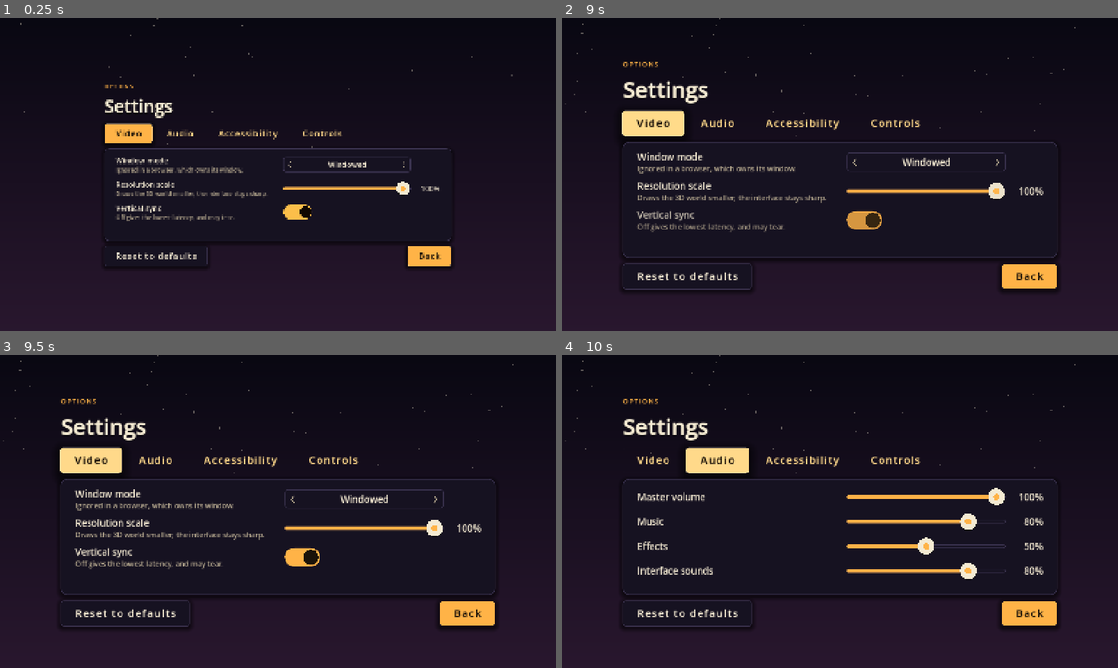
Above: before the commit, frames 1-4 (two rows, left to right).
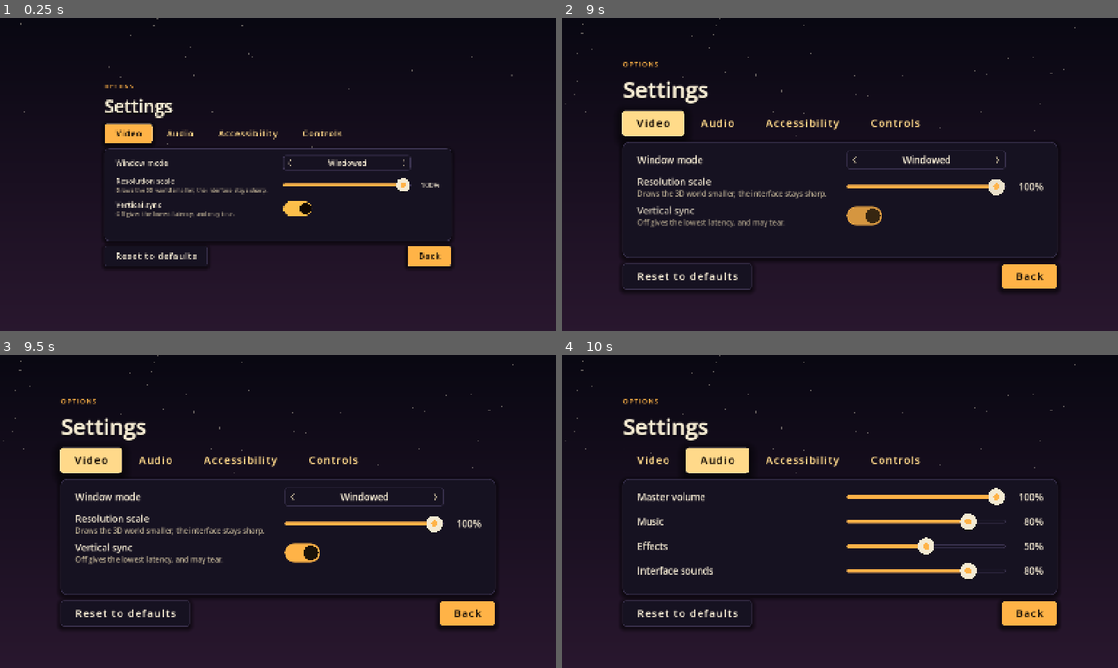
Above: after the commit, the same moments.

Repository: Ryubara/deadnight
Game: Godot game, scene res://tests/captures/settings_tour.tscn
The game is run twice, just before and just after one commit, with the same random seed, the same clock (stepped at 60 frames per second) and the same inputs. This scene is started directly instead of the project's main scene.
Inputs (mouse positions are in pixels of both pictures, inside the frame that each line leads up to):
- Up to frame 1 (0.25 s): no input
- Up to frame 2 (9 s): click "Video" at 0.5 s; click "Audio" at 1.25 s; click "Accessibility" at 2 s; click "Controls" at 2.75 s; drag from (906, 165) to (895, 105) at 3.52 s; drag from (906, 183) to (812, 237) at 4.27 s; click "Back" at 5 s; click "Reset to defaults" at 5.75 s; move the mouse to (906, 202) at 6.52 s; hold Right (ui_right) 6.53-7.25 s; click (906, 202) at 6.67 s; click (862, 165) at 7.25 s; tap Enter (ui_accept) at 8 s; drag from (906, 187) to (673, 127) at 8.02 s; click "Video" at 8.75 s
- Up to frame 3 (9.5 s): no input
- Up to frame 4 (10 s): click "Audio" at 9.5 s

The runs differ from the first frame. In frame 1, 2.8% of the frame differs, in the area x 20-79%, y 44-65%; in frame 2, 4.0%; in frame 3, 4.1%, in the area x 13-87%, y 42-69%; in frame 4, nothing differs.

Commit message:
ui: Fix settings tab focus and add shoulder-button tab switching
Also hides the web-only window mode row and guards odd config values.

Fixes #32
Fixes #35

Co-Authored-By: Claude Sonnet 5.5 <noreply@anthropic.com>

Diff:
--- a/game/core/settings.gd
+++ b/game/core/settings.gd
@@ -65,6 +65,8 @@
 
 ## Where the file lives. Tests point this somewhere else.
 var path := DEFAULT_PATH
+## True in a browser, which owns its window (window mode is not ours to set). Tests inject it.
+var is_web := OS.has_feature("web")
 
 var _values := {}
 var _dirty := false
@@ -188,16 +190,27 @@
 		TYPE_BOOL:
 			return value if typeof(value) == TYPE_BOOL else fallback
 		TYPE_INT:
-			if typeof(value) != TYPE_INT and typeof(value) != TYPE_FLOAT:
+			if not _is_finite_number(value):
 				return fallback
 			var bounds: Vector2 = RANGES.get(key, Vector2(-INF, INF))
 			return clampi(roundi(float(value)), int(bounds.x), int(bounds.y))
 		TYPE_FLOAT:
-			if typeof(value) != TYPE_INT and typeof(value) != TYPE_FLOAT:
+			if not _is_finite_number(value):
 				return fallback
 			var bounds: Vector2 = RANGES.get(key, Vector2(-INF, INF))
 			return clampf(float(value), bounds.x, bounds.y)
 	return fallback
+
+
+## A number a ConfigFile can hold that is neither `nan` nor infinite, which would pass a clamp
+## (nan) or become a limit (inf) and be applied as if it were a choice.
+func _is_finite_number(value: Variant) -> bool:
+	match typeof(value):
+		TYPE_INT:
+			return true
+		TYPE_FLOAT:
+			return is_finite(value)
+	return false
 
 
 func _apply(key: StringName) -> void:
@@ -224,13 +237,18 @@
 
 func _apply_window_mode(mode: int) -> void:
 	# A browser owns its window: the page (or Discord) decides, so there is nothing to set.
-	if OS.has_feature("web"):
+	if is_web:
 		return
 	var target := DisplayServer.WINDOW_MODE_WINDOWED
 	if mode == WindowMode.FULLSCREEN:
 		target = DisplayServer.WINDOW_MODE_FULLSCREEN
 	elif mode == WindowMode.EXCLUSIVE:
 		target = DisplayServer.WINDOW_MODE_EXCLUSIVE_FULLSCREEN
+	_set_window_mode(target)
+
+
+## The one call that touches the real window, so a test can stand in for it.
+func _set_window_mode(target: DisplayServer.WindowMode) -> void:
 	DisplayServer.window_set_mode(target)
 
 
--- a/game/project.godot
+++ b/game/project.godot
@@ -31,6 +31,21 @@
 window/stretch/mode="canvas_items"
 window/stretch/aspect="expand"
 
+[input]
+
+ui_tab_prev={
+"deadzone": 0.2,
+"events": [Object(InputEventKey,"resource_local_to_scene":false,"resource_name":"","device":-1,"window_id":0,"alt_pressed":false,"shift_pressed":false,"ctrl_pressed":false,"meta_pressed":false,"pressed":false,"keycode":0,"physical_keycode":4194323,"key_label":0,"unicode":0,"location":0,"echo":false,"script":null)
+, Object(InputEventJoypadButton,"resource_local_to_scene":false,"resource_name":"","device":-1,"button_index":9,"pressure":0.0,"pressed":true,"script":null)
+]
+}
+ui_tab_next={
+"deadzone": 0.2,
+"events": [Object(InputEventKey,"resource_local_to_scene":false,"resource_name":"","device":-1,"window_id":0,"alt_pressed":false,"shift_pressed":false,"ctrl_pressed":false,"meta_pressed":false,"pressed":false,"keycode":0,"physical_keycode":4194324,"key_label":0,"unicode":0,"location":0,"echo":false,"script":null)
+, Object(InputEventJoypadButton,"resource_local_to_scene":false,"resource_name":"","device":-1,"button_index":10,"pressure":0.0,"pressed":true,"script":null)
+]
+}
+
 [rendering]
 
 renderer/rendering_method="gl_compatibility"
--- /dev/null
+++ b/game/tests/captures/settings_navigation.gd
@@ -0,0 +1,84 @@
+extends Node
+## Scripted capture of the settings screen driven by key and gamepad events only (no focus calls,
+## no mouse): the arrow keys and PageUp/PageDown, then the d-pad and the shoulder buttons. Each
+## beat prints the focused control so the log reads as a transcript. Run it with Movie Maker
+## (`--write-movie out.png --fixed-fps 10 --quit-after 150`). Settings go to a throwaway file.
+
+const SCREEN := "res://ui/screens/settings_screen.tscn"
+const FILE := "user://settings_navigation_capture.cfg"
+const BEAT := 0.7
+
+var _screen: SettingsScreen
+
+
+func _ready() -> void:
+	Settings.path = FILE
+	Settings.reset_defaults()
+	UIRouter.reset(SCREEN)
+	await UIRouter.idle
+	_screen = UIRouter.top() as SettingsScreen
+	await _run()
+	DirAccess.remove_absolute(ProjectSettings.globalize_path(FILE))
+	Settings.reset_defaults()
+	get_tree().quit()
+
+
+func _run() -> void:
+	await _beat("start")
+	# Keyboard: down into the rows, page through every tab, page back.
+	await _key(KEY_DOWN, "key-down-into-the-rows")
+	await _key(KEY_PAGEDOWN, "key-page-down-to-audio")
+	await _key(KEY_DOWN, "key-down-into-audio")
+	await _key(KEY_PAGEDOWN, "key-page-down-to-accessibility")
+	await _key(KEY_PAGEDOWN, "key-page-down-to-controls")
+	await _key(KEY_PAGEUP, "key-page-up-to-accessibility")
+	await _key(KEY_PAGEUP, "key-page-up-to-audio")
+	await _key(KEY_PAGEUP, "key-page-up-to-video")
+	# Gamepad: right shoulder to the end of the strip, d-pad into the rows, left shoulder back.
+	await _pad(JOY_BUTTON_RIGHT_SHOULDER, "pad-rb-to-audio")
+	await _pad(JOY_BUTTON_DPAD_DOWN, "pad-down-into-audio")
+	await _pad(JOY_BUTTON_RIGHT_SHOULDER, "pad-rb-to-accessibility")
+	await _pad(JOY_BUTTON_RIGHT_SHOULDER, "pad-rb-to-controls")
+	await _pad(JOY_BUTTON_DPAD_DOWN, "pad-down-into-controls")
+	await _pad(JOY_BUTTON_LEFT_SHOULDER, "pad-lb-to-accessibility")
+	await _pad(JOY_BUTTON_LEFT_SHOULDER, "pad-lb-to-audio")
+	await _pad(JOY_BUTTON_LEFT_SHOULDER, "pad-lb-to-video")
+
+
+func _key(keycode: Key, label: String) -> void:
+	for pressed in [true, false]:
+		var event := InputEventKey.new()
+		event.physical_keycode = keycode
+		event.keycode = keycode
+		event.pressed = pressed
+		Input.parse_input_event(event)
+		await get_tree().process_frame
+	await _beat(label)
+
+
+func _pad(button: JoyButton, label: String) -> void:
+	for pressed in [true, false]:
+		var event := InputEventJoypadButton.new()
+		event.button_index = button
+		event.pressed = pressed
+		Input.parse_input_event(event)
+		await get_tree().process_frame
+	await _beat(label)
+
+
+func _beat(label: String) -> void:
+	await get_tree().create_timer(BEAT).timeout
+	var focus := get_viewport().gui_get_focus_owner()
+	print(
+		"beat ",
+		label,
+		" frame ",
+		Engine.get_process_frames(),
+		" tab ",
+		_screen._current,
+		" focus ",
+		focus.name if focus != null else "NONE",
+		" (",
+		focus,
+		")"
+	)
--- /dev/null
+++ b/game/tests/captures/settings_navigation.tscn
@@ -0,0 +1,6 @@
+[gd_scene format=3]
+
+[ext_resource type="Script" path="res://tests/captures/settings_navigation.gd" id="1"]
+
+[node name="SettingsNavigation" type="Node"]
+script = ExtResource("1")
--- a/game/tests/core/test_settings.gd
+++ b/game/tests/core/test_settings.gd
@@ -14,7 +14,6 @@
 
 func after_test() -> void:
 	# Put the engine back the way the suite found it.
-	get_tree().paused = false
 	_settings.reset_defaults()
 	_settings.apply_all()
 	_remove_file()
@@ -144,24 +143,6 @@
 	assert_bool(UIMotion.reduced).is_true()
 
 
-func test_the_debounced_write_runs_while_the_tree_is_paused() -> void:
-	_settings.set_value(SettingsService.VOLUME_MUSIC, 33)
-	get_tree().paused = true
-	# A timer that ignores the pause: the test runner's own waits would stall with the tree.
-	await get_tree().create_timer(SettingsService.SAVE_DELAY + 0.5, true).timeout
-	var file := ConfigFile.new()
-	assert_int(file.load(TEST_PATH)).is_equal(OK)
-	assert_int(file.get_value("audio", "music")).is_equal(33)
-
-
-func test_losing_focus_flushes_a_pending_change() -> void:
-	_settings.set_value(SettingsService.VOLUME_UI, 12)
-	_settings.notification(Node.NOTIFICATION_APPLICATION_FOCUS_OUT)
-	var file := ConfigFile.new()
-	assert_int(file.load(TEST_PATH)).is_equal(OK)
-	assert_int(file.get_value("audio", "ui")).is_equal(12)
-
-
 ## A service on the test file, in the tree so it can reach the root window.
 func _make() -> SettingsService:
 	var service := SettingsService.new()
--- /dev/null
+++ b/game/tests/core/test_settings_hardening.gd
@@ -0,0 +1,120 @@
+extends GdUnitTestSuite
+## The settings service on its edges: a write while the tree is paused, the flush when focus is
+## lost, `nan` and `inf` entries, and the window mode left alone in a browser. Each test uses its
+## own file under user://, so the player's real settings are never read or written.
+
+const TEST_PATH := "user://settings_hardening_test.cfg"
+
+var _settings: SettingsService
+
+
+func before_test() -> void:
+	_remove_file()
+	_settings = _make()
+
+
+func after_test() -> void:
+	get_tree().paused = false
+	_settings.reset_defaults()
+	_settings.apply_all()
+	_remove_file()
+
+
+func test_the_debounced_write_runs_while_the_tree_is_paused() -> void:
+	_settings.set_value(SettingsService.VOLUME_MUSIC, 33)
+	get_tree().paused = true
+	# A timer that ignores the pause: the test runner's own waits would stall with the tree.
+	await get_tree().create_timer(SettingsService.SAVE_DELAY + 0.5, true).timeout
+	var file := ConfigFile.new()
+	assert_int(file.load(TEST_PATH)).is_equal(OK)
+	assert_int(file.get_value("audio", "music")).is_equal(33)
+
+
+func test_losing_focus_flushes_a_pending_change() -> void:
+	_settings.set_value(SettingsService.VOLUME_UI, 12)
+	_settings.notification(Node.NOTIFICATION_APPLICATION_FOCUS_OUT)
+	var file := ConfigFile.new()
+	assert_int(file.load(TEST_PATH)).is_equal(OK)
+	assert_int(file.get_value("audio", "ui")).is_equal(12)
+
+
+func test_nan_and_infinite_entries_fall_back_to_the_default() -> void:
+	var file := ConfigFile.new()
+	file.set_value("accessibility", "ui_scale", NAN)
+	file.set_value("audio", "master", INF)
+	file.set_value("audio", "music", -INF)
+	file.set_value("controls", "mouse_sensitivity", INF)
+	file.save(TEST_PATH)
+	var loaded := _make()
+	assert_float(loaded.get_value(SettingsService.UI_SCALE)).is_equal_approx(1.0, 0.001)
+	assert_int(loaded.get_value(SettingsService.VOLUME_MASTER)).is_equal(100)
+	assert_int(loaded.get_value(SettingsService.VOLUME_MUSIC)).is_equal(80)
+	assert_float(loaded.get_value(SettingsService.MOUSE_SENSITIVITY)).is_equal_approx(1.0, 0.001)
+	assert_bool(AudioServer.is_bus_mute(AudioServer.get_bus_index(&"Master"))).is_false()
+
+
+func test_set_value_refuses_nan_and_infinity() -> void:
+	_settings.set_value(SettingsService.UI_SCALE, NAN)
+	_settings.set_value(SettingsService.VOLUME_EFFECTS, INF)
+	assert_float(get_tree().root.content_scale_factor).is_equal_approx(1.0, 0.001)
+	assert_int(_settings.get_value(SettingsService.VOLUME_EFFECTS)).is_equal(100)
+
+
+func test_window_mode_is_left_alone_in_a_browser() -> void:
+	var spy := _make_spy()
+	spy.is_web = true
+	spy.set_value(SettingsService.WINDOW_MODE, SettingsService.WindowMode.FULLSCREEN)
+	assert_array(spy.calls).is_empty()
+	assert_int(spy.get_value(SettingsService.WINDOW_MODE)).is_equal(
+		SettingsService.WindowMode.FULLSCREEN
+	)
+
+
+func test_window_mode_reaches_the_window_on_the_desktop() -> void:
+	var spy := _make_spy()
+	spy.is_web = false
+	spy.set_value(SettingsService.WINDOW_MODE, SettingsService.WindowMode.FULLSCREEN)
+	spy.set_value(SettingsService.WINDOW_MODE, SettingsService.WindowMode.EXCLUSIVE)
+	spy.set_value(SettingsService.WINDOW_MODE, SettingsService.WindowMode.WINDOWED)
+	(
+		assert_array(spy.calls)
+		. is_equal(
+			[
+				DisplayServer.WINDOW_MODE_FULLSCREEN,
+				DisplayServer.WINDOW_MODE_EXCLUSIVE_FULLSCREEN,
+				DisplayServer.WINDOW_MODE_WINDOWED,
+			]
+		)
+	)
+
+
+func _make() -> SettingsService:
+	var service := SettingsService.new()
+	service.path = TEST_PATH
+	add_child(service)
+	auto_free(service)
+	return service
+
+
+## Records the window calls instead of making them, so no test touches the real window.
+class SpyService:
+	extends SettingsService
+	var calls: Array[int] = []
+
+	func _set_window_mode(target: DisplayServer.WindowMode) -> void:
+		calls.append(target)
+
+
+func _make_spy() -> SpyService:
+	var service := SpyService.new()
+	service.path = TEST_PATH
+	add_child(service)
+	auto_free(service)
+	# Loading applied the defaults, which is not what the test is about.
+	service.calls.clear()
+	return service
+
+
+func _remove_file() -> void:
+	if FileAccess.file_exists(TEST_PATH):
+		DirAccess.remove_absolute(ProjectSettings.globalize_path(TEST_PATH))
--- a/game/tests/ui/test_settings_screen.gd
+++ b/game/tests/ui/test_settings_screen.gd
@@ -91,6 +91,137 @@
 	assert_float(column.get_combined_minimum_size().y).is_equal_approx(before, 1.0)
 
 
+func test_a_value_between_two_options_shows_the_nearest() -> void:
+	Settings.set_value(SettingsService.UI_SCALE, 1.1)
+	_screen._sync_all()
+	assert_int(_selector(2, 1).selected).is_equal(1)
+	Settings.set_value(SettingsService.UI_SCALE, 0.95)
+	_screen._sync_all()
+	assert_int(_selector(2, 1).selected).is_equal(1)
+	Settings.set_value(SettingsService.UI_SCALE, 0.84)
+	_screen._sync_all()
+	assert_int(_selector(2, 1).selected).is_equal(0)
+	Settings.set_value(SettingsService.UI_SCALE, 1.22)
+	_screen._sync_all()
+	assert_int(_selector(2, 1).selected).is_equal(2)
+
+
+func test_window_mode_is_shown_on_the_desktop_and_hidden_in_a_browser() -> void:
+	assert_int(_screen._pages[0].get_child_count()).is_equal(3)
+	var web := _make_screen(true)
+	assert_int(web._pages[0].get_child_count()).is_equal(2)
+	for row in web._pages[0].get_children():
+		assert_bool((row as UIRow).title == "Window mode").is_false()
+
+
+func test_a_tab_switch_from_a_row_keeps_focus_on_the_new_tab() -> void:
+	_slider(0, 1).grab_focus()
+	assert_object(_focus()).is_same(_slider(0, 1))
+	_press(&"ui_tab_next")
+	assert_int(_screen._current).is_equal(1)
+	assert_object(_focus()).is_same(_screen._tab_buttons[1])
+	# Focus still works from there: down reaches the first row of the new page.
+	_slider(1, 0).grab_focus()
+	_press(&"ui_tab_prev")
+	assert_int(_screen._current).is_equal(0)
+	assert_object(_focus()).is_same(_screen._tab_buttons[0])
+
+
+func test_focus_on_the_tab_strip_follows_the_selected_tab() -> void:
+	_screen._tab_buttons[0].grab_focus()
+	for tab in range(1, 4):
+		_press(&"ui_tab_next")
+		assert_object(_focus()).is_same(_screen._tab_buttons[tab])
+	_press(&"ui_tab_prev")
+	assert_object(_focus()).is_same(_screen._tab_buttons[2])
+
+
+func test_the_shoulder_buttons_switch_tabs() -> void:
+	_screen._tab_buttons[0].grab_focus()
+	_press_button(JOY_BUTTON_RIGHT_SHOULDER)
+	assert_int(_screen._current).is_equal(1)
+	_press_button(JOY_BUTTON_RIGHT_SHOULDER)
+	assert_int(_screen._current).is_equal(2)
+	_press_button(JOY_BUTTON_LEFT_SHOULDER)
+	assert_int(_screen._current).is_equal(1)
+	assert_object(_focus()).is_not_null()
+
+
+func test_keyboard_and_gamepad_reach_every_tab_with_focus_kept() -> void:
+	for action: StringName in [&"ui_tab_next", &"ui_tab_prev"]:
+		var steps := _screen._pages.size() - 1
+		for i in steps:
+			_first_row_control().grab_focus()
+			_press(action)
+			(
+				assert_object(_focus())
+				. override_failure_message(
+					"no focus after %s from tab %d" % [action, _screen._current]
+				)
+				. is_not_null()
+			)
+			assert_bool(_screen._pages[_screen._current].visible).is_true()
+		# At the end of the strip the press changes nothing and focus stays.
+		_press(action)
+		assert_object(_focus()).is_not_null()
+
+
+func test_arrow_keys_lead_from_the_tab_strip_through_the_rows_to_the_footer() -> void:
+	# `find_valid_focus_neighbor` is what an arrow key or the d-pad asks the engine; it needs a layout.
+	for tab in _screen._pages.size():
+		_screen.select_tab(tab, false)
+		await await_idle_frame()
+		await await_idle_frame()
+		var page: VBoxContainer = _screen._pages[tab]
+		var here: Control = _screen._tab_buttons[tab]
+		for row in page.get_children():
+			here = here.find_valid_focus_neighbor(SIDE_BOTTOM)
+			assert_object(here).is_same((row as UIRow).control)
+		here = here.find_valid_focus_neighbor(SIDE_BOTTOM)
+		assert_object(here).is_same(_screen._footer_buttons[0])
+		for i in page.get_child_count() + 1:
+			here = here.find_valid_focus_neighbor(SIDE_TOP)
+		assert_object(here).is_same(_screen._tab_buttons[tab])
+
+
+func test_a_mouse_user_without_focus_is_not_given_focus_by_a_tab_switch() -> void:
+	get_viewport().gui_release_focus()
+	_press(&"ui_tab_next")
+	assert_int(_screen._current).is_equal(1)
+	assert_object(_focus()).is_null()
+
+
+func _focus() -> Control:
+	return _screen.get_viewport().gui_get_focus_owner()
+
+
+## The first control on the page being shown, the way a player reaches it with the arrow keys.
+func _first_row_control() -> Control:
+	return (_screen._pages[_screen._current].get_child(0) as UIRow).control
+
+
+func _press(action: StringName) -> void:
+	var event := InputEventAction.new()
+	event.action = action
+	event.pressed = true
+	_screen.get_viewport().push_input(event)
+
+
+func _press_button(button: JoyButton) -> void:
+	var event := InputEventJoypadButton.new()
+	event.button_index = button
+	event.pressed = true
+	_screen.get_viewport().push_input(event)
+
+
+func _make_screen(web: bool) -> SettingsScreen:
+	var screen := (load(SCREEN) as PackedScene).instantiate() as SettingsScreen
+	screen.is_web = web
+	add_child(screen)
+	auto_free(screen)
+	return screen
+
+
 func _row(tab: int, row: int) -> UIRow:
 	return _screen._pages[tab].get_child(row) as UIRow
 
--- a/game/ui/screens/settings_screen.gd
+++ b/game/ui/screens/settings_screen.gd
@@ -11,7 +11,8 @@
 const PERCENT := "%d%%"
 
 ## Each tab: a title and its rows. A row is {key, title, hint, kind} plus, by kind:
-## slider: min, max, step, format; option: labels, values; toggle: nothing more.
+## slider: min, max, step, format; option: labels, values; toggle: nothing more. `desktop_only`
+## rows are left out in a browser, where the setting would do nothing.
 const TABS := [
 	{
 		"title": "Video",
@@ -20,7 +21,7 @@
 			{
 				"key": SettingsService.WINDOW_MODE,
 				"title": "Window mode",
-				"hint": "Ignored in a browser, which owns its window.",
+				"desktop_only": true,
 				"kind": "option",
 				"labels": ["Windowed", "Fullscreen", "Exclusive fullscreen"],
 				"values":
@@ -133,9 +134,13 @@
 	},
 ]
 
+## True in a browser. Set before the screen enters the tree to test the web layout.
+var is_web := OS.has_feature("web")
+
 var _bindings: Array[Dictionary] = []
 var _tab_buttons: Array[UIButton] = []
 var _pages: Array[VBoxContainer] = []
+var _footer_buttons: Array[UIButton] = []
 var _current := -1
 
 
@@ -151,6 +156,9 @@
 	var target := clampi(index, 0, _pages.size() - 1)
 	if target == _current:
 		return
+	# Hiding a page drops the focus of a control on it, and nothing would give it back. Focus on
+	# the tab strip follows the selected tab.
+	var refocus := _has_focus_in_page(_current) or _tab_buttons.any(_has_focus)
 	_current = target
 	for i in _pages.size():
 		_pages[i].visible = i == target
@@ -164,15 +172,51 @@
 		if row.visible:
 			rows.append(row)
 	UIMotion.stagger_in(rows)
-
-
+	_link_focus(target)
+	if refocus:
+		_tab_buttons[target].grab_focus()
+
+
+## Switching tabs is the `ui_tab_next` / `ui_tab_prev` actions (PageDown / PageUp and the
+## shoulder buttons by default, see project settings).
 func _unhandled_input(event: InputEvent) -> void:
-	if event.is_action_pressed(&"ui_page_down"):
+	if event.is_action_pressed(&"ui_tab_next"):
 		select_tab(mini(_current + 1, _pages.size() - 1))
 		get_viewport().set_input_as_handled()
-	elif event.is_action_pressed(&"ui_page_up"):
+	elif event.is_action_pressed(&"ui_tab_prev"):
 		select_tab(maxi(_current - 1, 0))
 		get_viewport().set_input_as_handled()
+
+
+## Arrow keys and the d-pad pick the nearest control by position, and from the tab strip that is
+## the footer, skipping the rows. So the ends of the page's column are linked by hand: the
+## strip leads down to the first row, the last row leads down to the footer, and back up.
+func _link_focus(index: int) -> void:
+	var controls: Array[Control] = []
+	for row in _pages[index].get_children():
+		if row.visible and row is UIRow and (row as UIRow).control != null:
+			controls.append((row as UIRow).control)
+	if controls.is_empty():
+		return
+	var first: Control = controls.front()
+	var last: Control = controls.back()
+	for button in _tab_buttons:
+		button.focus_neighbor_bottom = button.get_path_to(first)
+	first.focus_neighbor_top = first.get_path_to(_tab_buttons[index])
+	last.focus_neighbor_bottom = last.get_path_to(_footer_buttons[0])
+	for button in _footer_buttons:
+		button.focus_neighbor_top = button.get_path_to(last)
+
+
+func _has_focus(control: Control) -> bool:
+	return control.has_focus()
+
+
+func _has_focus_in_page(index: int) -> bool:
+	if index < 0 or not is_inside_tree():
+		return false
+	var focused := get_viewport().gui_get_focus_owner()
+	return focused != null and _pages[index].is_ancestor_of(focused)
 
 
 func _build() -> void:
@@ -220,6 +264,8 @@
 		page.add_theme_constant_override(&"separation", _tokens.space_md)
 		page.size_flags_vertical = Control.SIZE_EXPAND_FILL
 		for spec: Dictionary in tab["rows"]:
+			if is_web and spec.get("desktop_only", false):
+				continue
 			page.add_child(_build_row(spec))
 		holder.add_child(page)
 		_pages.append(page)
@@ -268,6 +314,7 @@
 	reset.variant = UIButton.Variant.SECONDARY
 	reset.pressed.connect(_on_reset)
 	footer.add_child(reset)
+	_footer_buttons.append(reset)
 	var spacer := Control.new()
 	spacer.size_flags_horizontal = Control.SIZE_EXPAND_FILL
 	footer.add_child(spacer)
@@ -275,6 +322,7 @@
 	back.text = "Back"
 	back.pressed.connect(func() -> void: UIRouter.pop())
 	footer.add_child(back)
+	_footer_buttons.append(back)
 	return footer
 
 
@@ -298,11 +346,13 @@
 			(control as UIOptionSelector).select(_index_of(spec["values"], value), false)
 
 
+## The option nearest to the value, so a hand-edited value between two choices shows the closer one.
 static func _index_of(values: Array, value: Variant) -> int:
+	var best := 0
 	for i in values.size():
-		if is_equal_approx(float(values[i]), float(value)):
-			return i
-	return 0
+		if absf(float(values[i]) - float(value)) < absf(float(values[best]) - float(value)):
+			best = i
+	return best
 
 
 func _label(text: String, style: UILabel.Style) -> UILabel:
Not shown, added: game/tests/captures/settings_navigation.gd.uid
Not shown, added: game/tests/ui/test_ui_router_robustness.gd.uid
Not shown, changed: docs/research/settings.md
Not shown, changed: docs/research/ui-foundation.md
